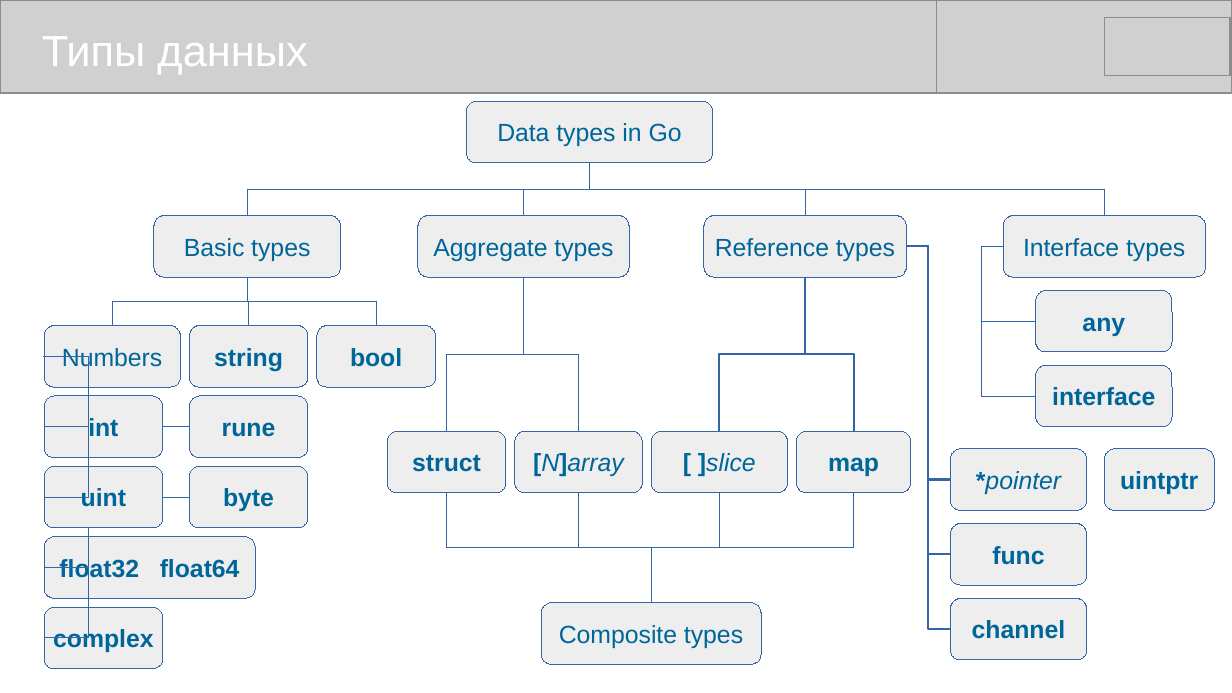
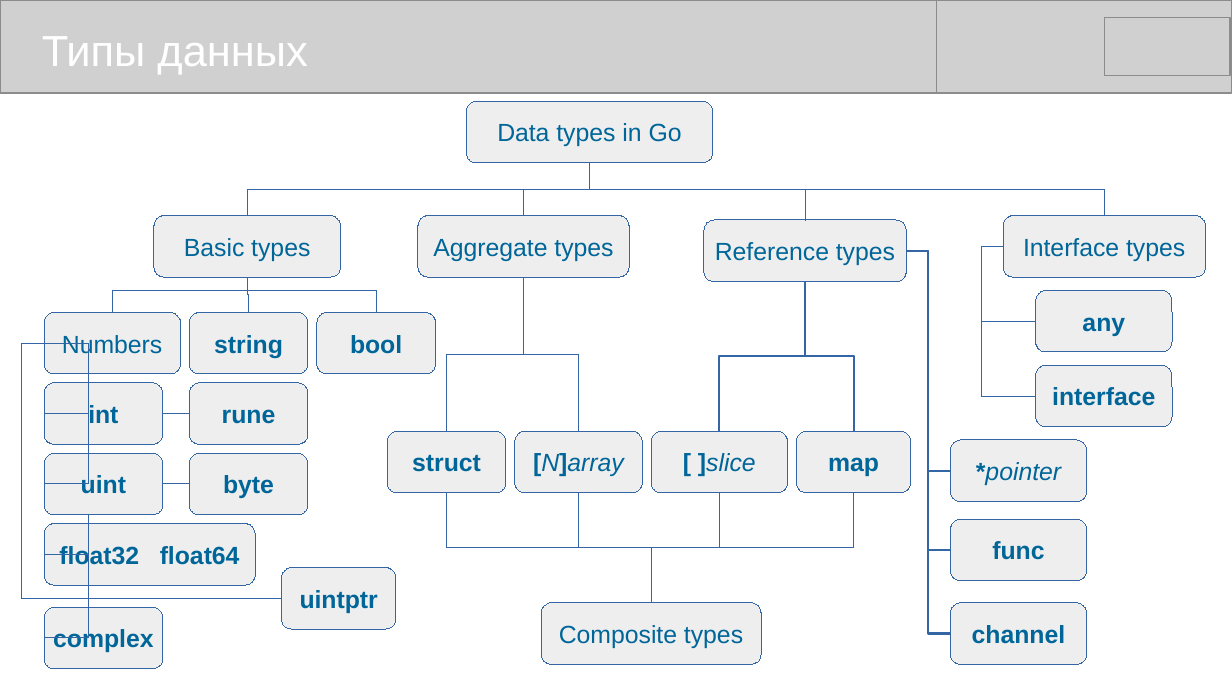
Before and after one commit to mike-shock/Go_language, a slide deck: slide 15 of Go_Intro.odp. Drawn at 1232x693 pixels with LibreOffice and Linux fonts; fonts in the diff are those of the drawing; grey boxes stand for pictures. Boxes give left, top, right and bottom in pixels: in the first picture for what was removed or moved away, otherwise in the second. Text is boxed around its words. In the diff, an @@ line names an element or a change of style, - is before the commit and + after.

```diff
--- a/Go_Intro.odp
+++ b/Go_Intro.odp
@@ elbow line moved from (590, 163) - (806, 216) to (590, 163) - (806, 220) @@
@@ 2 rounded rectangles, 1 elbow line: place and size @@
-2 rounded rectangles, 1 elbow line at (704,216,1087,660)
+2 rounded rectangles, 1 elbow line at (704,220,1087,664)
@@ elbow line moved from (907, 246) - (950, 555) to (907, 250) - (950, 550) @@
@@ elbow line moved from (907, 246) - (950, 480) to (907, 250) - (950, 471) @@
@@ elbow line moved from (247, 277) - (112, 325) to (247, 277) - (112, 313) @@
@@ elbow line moved from (247, 277) - (377, 325) to (247, 277) - (377, 313) @@
@@ elbow line moved from (247, 277) - (248, 325) to (247, 277) - (248, 313) @@
@@ elbow line moved from (805, 277) - (720, 432) to (805, 282) - (720, 432) @@
@@ elbow line moved from (805, 277) - (854, 432) to (805, 282) - (854, 432) @@
@@ elbow line added from (44, 343) to (282, 598), #3465A4 0 pt @@
@@ 5 elbow lines, 3 rounded rectangles: place and size @@
-5 elbow lines, 3 rounded rectangles at (44,357,307,598)
+5 elbow lines, 3 rounded rectangles at (44,343,307,586)
@@ elbow line moved from (44, 638) - (44, 357) to (44, 638) - (44, 343) @@
@@ 6 rounded rectangles: place and size @@
-6 rounded rectangles at (44,325,1087,528)
+6 rounded rectangles at (44,313,1087,515)
@@ rounded rectangle "func": place and size @@
-rounded rectangle "func" at (950,524,1087,586)
+rounded rectangle "func" at (950,520,1087,581)
@@ rounded rectangle "uintptr": place and size @@
-rounded rectangle "uintptr" at (1105,449,1214,511)
+rounded rectangle "uintptr" at (282,568,396,629)
```
Also in this commit, not shown: 38 other slides changed.
